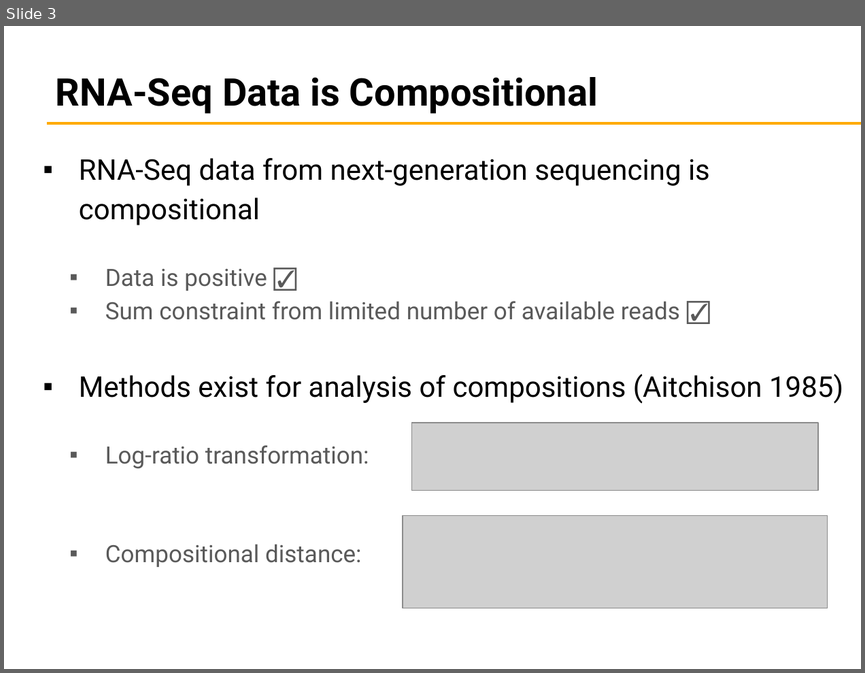
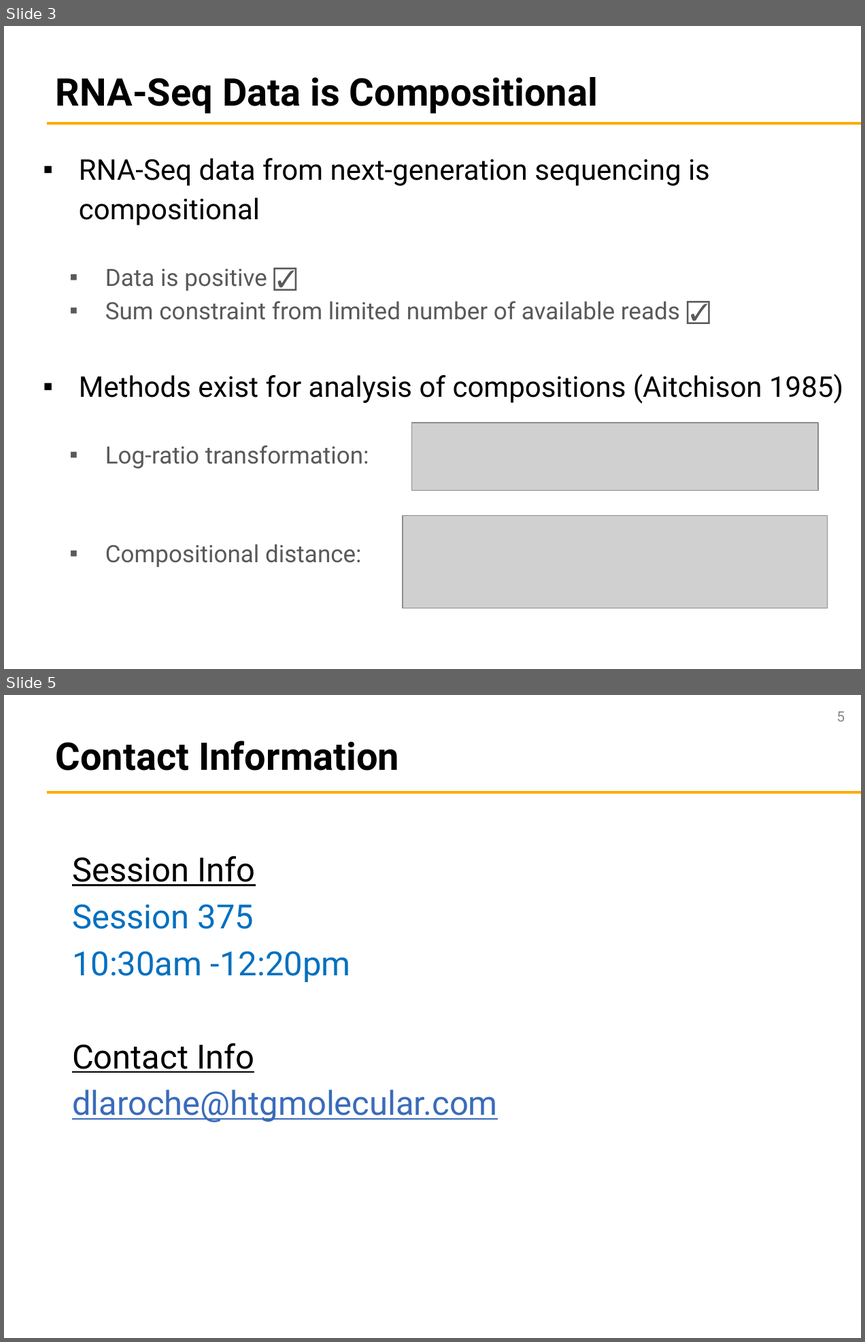
Before and after one commit to rocrat/ASA_Poster, a slide deck: ASA_speed_session_compositions_2016.pptx. Shown one above the other, each under a label of ours: slide 3 before the commit, slides 3 and 5 after it; the slides between them are not shown. The pictures are 865x673 and 865x1342 pixels, drawn with LibreOffice and Linux fonts; fonts in the diff are those of the drawing; grey boxes stand for pictures; background and template pictures are left out. Boxes give left, top, right and bottom in pixels: in the first picture for what was removed or moved away, otherwise in the second. Text is boxed around its words. In the diff, an @@ line names an element or a change of style, - is before the commit and + after.

```diff
--- a/ASA_speed_session_compositions_2016.pptx
+++ b/ASA_speed_session_compositions_2016.pptx
@@ slide 5 added at [4,695,861,1338], background #FFFFFF; not listed: 1 template element that a slide beside it also shows @@
@@ page number added at [836,711,844,722], 12 pt, text #888888 @@
+5
@@ title added at [56,741,399,770], 32 pt, text #000000, bold @@
+Contact Information
@@ text added at [72,855,498,1122], 28 pt, text #0070C0, underline @@
+Session Info
+Session 375
+10:30am -12:20pm
+Contact Info
+dlaroche@htgmolecular.com
```
Also in this commit, not shown: 2 slides changed, 15 other files.
